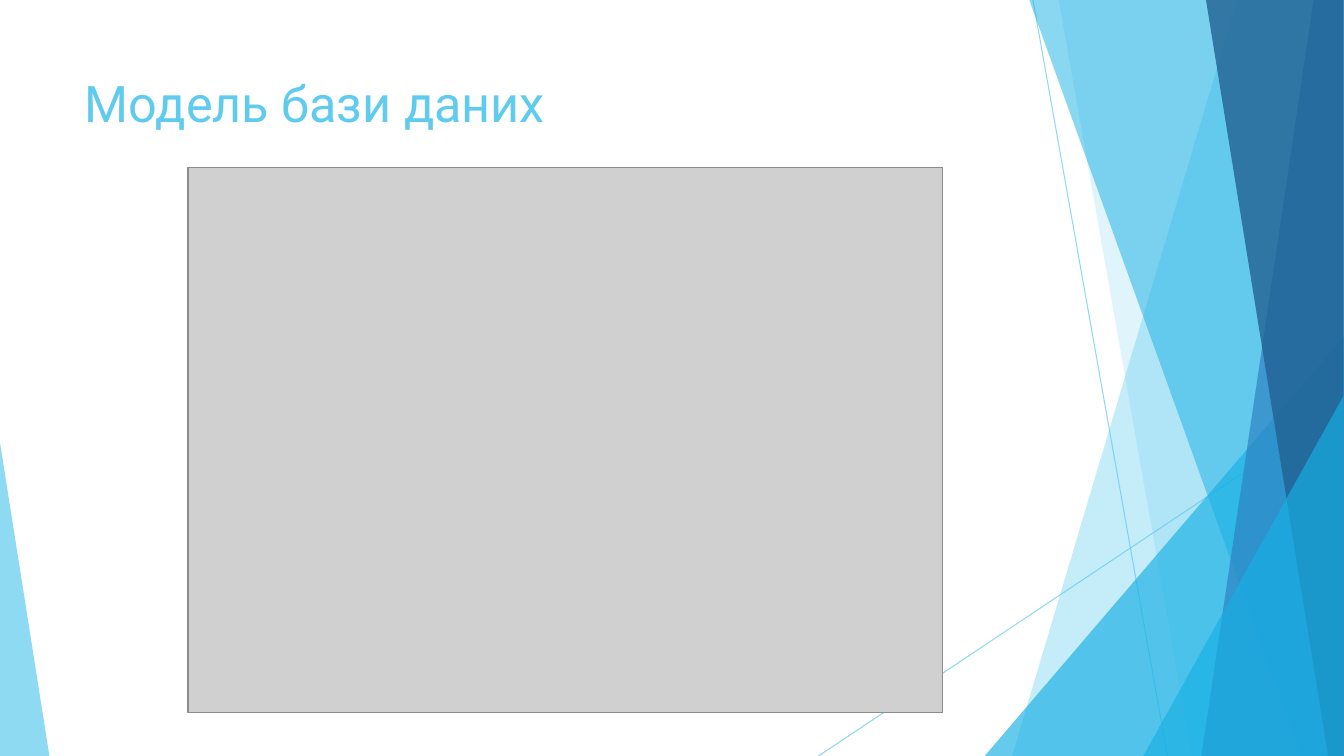
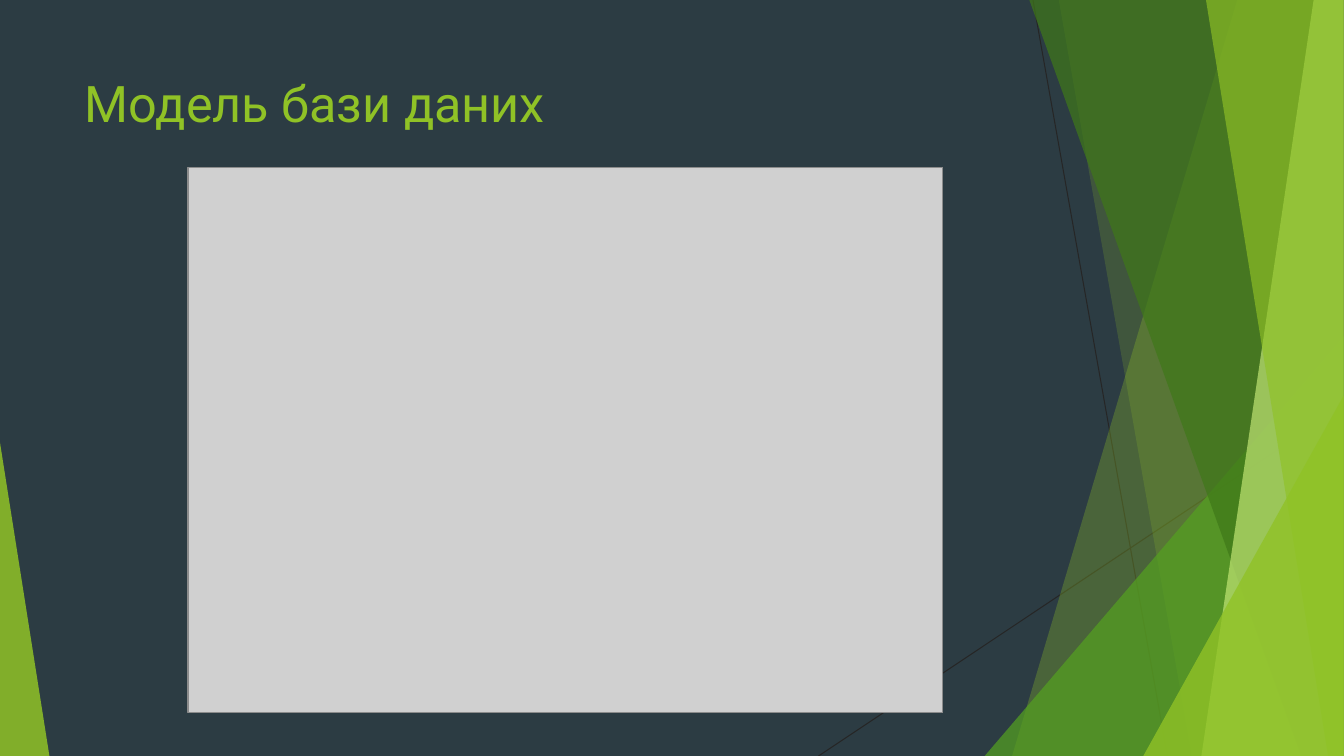
Before and after one commit to Denscorov/diplom, a slide deck: slide 7 of Doc/Мобільний додаток для тестування знань студентів з дисципліни.pptx. Drawn at 1344x756 pixels with LibreOffice and Linux fonts; fonts in the diff are those of the drawing; grey boxes stand for pictures. Boxes give left, top, right and bottom in pixels: in the first picture for what was removed or moved away, otherwise in the second. Text is boxed around its words. In the diff, an @@ line names an element or a change of style, - is before the commit and + after.

```diff
--- a/Doc/Мобільний додаток для тестування знань студентів з дисципліни.pptx
+++ b/Doc/Мобільний додаток для тестування знань студентів з дисципліни.pptx
@@ background #FFFFFF to #2C3C43 @@
@@ freeform shape at <box>1012,0,1344,756</box>: fill #5FCBEF at 36% opacity to #90C226 at 30% opacity @@
@@ freeform shape at <box>1029,0,1344,756</box>: fill #17B0E4 at 50% opacity to #3F7819 at 70% opacity @@
@@ line (1033, 0) - (1168, 756): stroke #5FCBEF 0.75 pt to #262626 0.75 pt @@
@@ freeform shape at <box>1059,0,1344,756</box>: fill #5FCBEF at 20% opacity to #90C226 at 20% opacity @@
@@ freeform shape at <box>1202,0,1344,756</box>: fill #2E83C3 at 70% opacity to #C0E474 at 70% opacity @@
@@ freeform shape at <box>1206,0,1344,756</box>: fill #226292 at 80% opacity to #90C226 at 65% opacity @@
@@ title "Модель бази даних" at <box>85,84,545,130</box>: text colour #5FCBEF to #90C226 @@
@@ triangle at <box>985,336,1344,756</box>: fill #17B0E4 at 66% opacity to #54A021 at 72% opacity @@
@@ line (1344, 406) - (819, 756): stroke #5FCBEF 0.75 pt to #262626 0.75 pt @@
@@ triangle at <box>1143,396,1344,756</box>: fill #17B0E4 at 66% opacity to #90C226 at 80% opacity @@
@@ triangle at <box>0,443,49,756</box>: fill #5FCBEF at 70% opacity to #90C226 at 85% opacity @@
```
Also in this commit, not shown: 7 other slides changed, 1 slide added, 1 slide removed, 24 other files.
